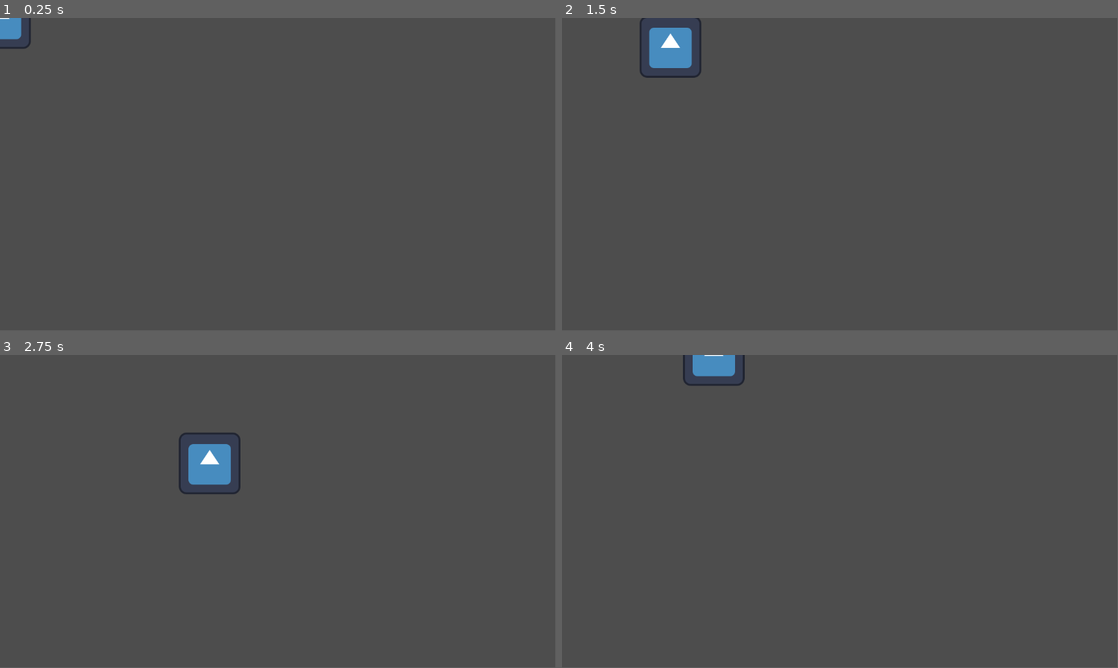
Above: before the commit, frames 1-4 (two rows, left to right).
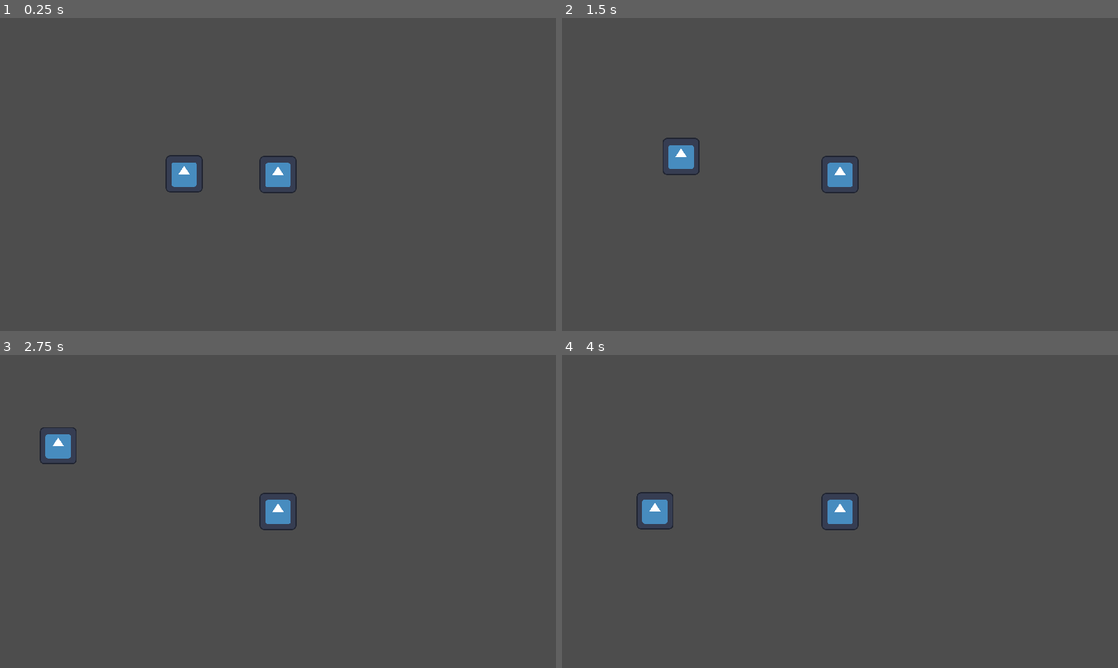
Above: after the commit, the same moments.

Repository: Colin-Paslay/Top-Down
Game: Godot game, scene res://hub.tscn
The game is run twice, just before and just after one commit, with the same random seed, the same clock (stepped at 60 frames per second) and the same inputs. The engine's default icon, where the game draws it, is replaced by a stand-in: a white triangle on a blue panel in a dark square.
Inputs:
- Up to frame 1 (0.25 s): no input
- Up to frame 2 (1.5 s): tap Enter at 0.5 s; hold Right (ui_right) 0.53-1.28 s; hold Down (ui_down) from 1.28 s (still down)
- Up to frame 3 (2.75 s): release Down (ui_down) at 2.03 s; hold Right (ui_right) from 2.03 s (still down)
- Up to frame 4 (4 s): release Right (ui_right) at 2.78 s; hold Up (ui_up) 2.78-3.53 s; hold Left (ui_left) from 3.53 s (still down)
In our replay, the window is 799x449 before the commit and 800x450 after it. These sizes can differ from the game's own. Grey fills any space a smaller window leaves; there, only what the larger window draws over its background counts as a difference.

The runs differ from the first frame. In frame 1, 1.2% of the frame differs, in the area x 0-54%, y 0-56%; in frame 2, 2.1%; in frame 3, 2.2%, in the area x 7-54%, y 23-56%; in frame 4, 1.6%.

Commit message:
Another player
I'm getting sick of this.

Diff:
--- a/Player.gd
+++ /dev/null
@@ -1,22 +0,0 @@
-extends CharacterBody2D
-
-
-const SPEED = 300.0
-const JUMP_VELOCITY = -400.0
-
-# Get the gravity from the project settings to be synced with RigidBody nodes.
-var gravity = ProjectSettings.get_setting("physics/2d/default_gravity")
-
-
-func _physics_process(delta):
-	var x_direction = Input.get_axis("ui_left", "ui_right")
-	var y_direction = Input.get_axis("ui_up", "ui_down")
-	if x_direction:
-		velocity.x = x_direction * SPEED
-	else:
-		velocity.x = move_toward(velocity.x, 0, SPEED)
-	if y_direction:
-		velocity.y = y_direction * SPEED
-	else:
-		velocity.y = move_toward(velocity.y, 0, SPEED)
-	move_and_slide()
--- /dev/null
+++ b/Player/Player.gd
@@ -0,0 +1,6 @@
+extends CharacterBody2D
+@export var speed: float = 300.0
+func _physics_process(delta):
+	var direction = Input.get_vector("ui_left", "ui_right", "ui_up", "ui_down")
+	velocity = direction*speed
+	move_and_slide()
--- a/player.tscn
+++ b/Player/player.tscn
@@ -1,10 +1,10 @@
 [gd_scene load_steps=5 format=3 uid="uid://doj2kmn1isnfa"]
 
-[ext_resource type="Script" path="res://Player.gd" id="1_0oee4"]
+[ext_resource type="Script" path="res://Player/Player.gd" id="1_blltb"]
 [ext_resource type="Texture2D" uid="uid://xmgmk3fswmh4" path="res://icon.svg" id="2_4lpv5"]
 
-[sub_resource type="RectangleShape2D" id="RectangleShape2D_lxtfh"]
-size = Vector2(16, 16)
+[sub_resource type="RectangleShape2D" id="RectangleShape2D_dtxu5"]
+size = Vector2(128, 128)
 
 [sub_resource type="SpriteFrames" id="SpriteFrames_mom8j"]
 animations = [{
@@ -18,10 +18,13 @@
 }]
 
 [node name="Player" type="CharacterBody2D"]
-script = ExtResource("1_0oee4")
+texture_filter = 1
+script = ExtResource("1_blltb")
 
 [node name="CollisionShape2D" type="CollisionShape2D" parent="."]
-shape = SubResource("RectangleShape2D_lxtfh")
+shape = SubResource("RectangleShape2D_dtxu5")
 
 [node name="AnimatedSprite2D" type="AnimatedSprite2D" parent="."]
 sprite_frames = SubResource("SpriteFrames_mom8j")
+
+[node name="Camera2D" type="Camera2D" parent="."]
--- a/hub.tscn
+++ b/hub.tscn
@@ -1,7 +1,12 @@
-[gd_scene load_steps=2 format=3 uid="uid://cned6s1v1jjbi"]
+[gd_scene load_steps=3 format=3 uid="uid://cned6s1v1jjbi"]
 
-[ext_resource type="PackedScene" uid="uid://doj2kmn1isnfa" path="res://player.tscn" id="1_o6dfv"]
+[ext_resource type="PackedScene" uid="uid://doj2kmn1isnfa" path="res://Player/player.tscn" id="1_o6dfv"]
+[ext_resource type="Texture2D" uid="uid://xmgmk3fswmh4" path="res://icon.svg" id="2_e4wpj"]
 
 [node name="Hub" type="Node2D"]
 
 [node name="Player" parent="." instance=ExtResource("1_o6dfv")]
+
+[node name="Icon" type="Sprite2D" parent="."]
+position = Vector2(-324, -2)
+texture = ExtResource("2_e4wpj")
--- a/project.godot
+++ b/project.godot
@@ -15,7 +15,49 @@
 config/features=PackedStringArray("4.1", "GL Compatibility")
 config/icon="res://icon.svg"
 
+[display]
+
+window/size/viewport_width=1920
+window/size/viewport_height=1080
+window/stretch/mode="canvas_items"
+
+[input]
+
+ui_left={
+"deadzone": 0.5,
+"events": [Object(InputEventKey,"resource_local_to_scene":false,"resource_name":"","device":0,"window_id":0,"alt_pressed":false,"shift_pressed":false,"ctrl_pressed":false,"meta_pressed":false,"pressed":false,"keycode":4194319,"physical_keycode":0,"key_label":0,"unicode":0,"echo":false,"script":null)
+, Object(InputEventJoypadButton,"resource_local_to_scene":false,"resource_name":"","device":0,"button_index":13,"pressure":0.0,"pressed":false,"script":null)
+, Object(InputEventJoypadMotion,"resource_local_to_scene":false,"resource_name":"","device":0,"axis":0,"axis_value":-1.0,"script":null)
+, Object(InputEventKey,"resource_local_to_scene":false,"resource_name":"","device":-1,"window_id":0,"alt_pressed":false,"shift_pressed":false,"ctrl_pressed":false,"meta_pressed":false,"pressed":false,"keycode":0,"physical_keycode":65,"key_label":0,"unicode":97,"echo":false,"script":null)
+]
+}
+ui_right={
+"deadzone": 0.5,
+"events": [Object(InputEventKey,"resource_local_to_scene":false,"resource_name":"","device":0,"window_id":0,"alt_pressed":false,"shift_pressed":false,"ctrl_pressed":false,"meta_pressed":false,"pressed":false,"keycode":4194321,"physical_keycode":0,"key_label":0,"unicode":0,"echo":false,"script":null)
+, Object(InputEventJoypadButton,"resource_local_to_scene":false,"resource_name":"","device":0,"button_index":14,"pressure":0.0,"pressed":false,"script":null)
+, Object(InputEventJoypadMotion,"resource_local_to_scene":false,"resource_name":"","device":0,"axis":0,"axis_value":1.0,"script":null)
+, Object(InputEventKey,"resource_local_to_scene":false,"resource_name":"","device":-1,"window_id":0,"alt_pressed":false,"shift_pressed":false,"ctrl_pressed":false,"meta_pressed":false,"pressed":false,"keycode":0,"physical_keycode":68,"key_label":0,"unicode":100,"echo":false,"script":null)
+]
+}
+ui_up={
+"deadzone": 0.5,
+"events": [Object(InputEventKey,"resource_local_to_scene":false,"resource_name":"","device":0,"window_id":0,"alt_pressed":false,"shift_pressed":false,"ctrl_pressed":false,"meta_pressed":false,"pressed":false,"keycode":4194320,"physical_keycode":0,"key_label":0,"unicode":0,"echo":false,"script":null)
+, Object(InputEventJoypadButton,"resource_local_to_scene":false,"resource_name":"","device":0,"button_index":11,"pressure":0.0,"pressed":false,"script":null)
+, Object(InputEventJoypadMotion,"resource_local_to_scene":false,"resource_name":"","device":0,"axis":1,"axis_value":-1.0,"script":null)
+, Object(InputEventKey,"resource_local_to_scene":false,"resource_name":"","device":-1,"window_id":0,"alt_pressed":false,"shift_pressed":false,"ctrl_pressed":false,"meta_pressed":false,"pressed":false,"keycode":0,"physical_keycode":87,"key_label":0,"unicode":119,"echo":false,"script":null)
+]
+}
+ui_down={
+"deadzone": 0.5,
+"events": [Object(InputEventKey,"resource_local_to_scene":false,"resource_name":"","device":0,"window_id":0,"alt_pressed":false,"shift_pressed":false,"ctrl_pressed":false,"meta_pressed":false,"pressed":false,"keycode":4194322,"physical_keycode":0,"key_label":0,"unicode":0,"echo":false,"script":null)
+, Object(InputEventJoypadButton,"resource_local_to_scene":false,"resource_name":"","device":0,"button_index":12,"pressure":0.0,"pressed":false,"script":null)
+, Object(InputEventJoypadMotion,"resource_local_to_scene":false,"resource_name":"","device":0,"axis":1,"axis_value":1.0,"script":null)
+, Object(InputEventKey,"resource_local_to_scene":false,"resource_name":"","device":-1,"window_id":0,"alt_pressed":false,"shift_pressed":false,"ctrl_pressed":false,"meta_pressed":false,"pressed":false,"keycode":0,"physical_keycode":83,"key_label":0,"unicode":115,"echo":false,"script":null)
+]
+}
+
 [rendering]
 
+textures/canvas_textures/default_texture_filter=0
 renderer/rendering_method="gl_compatibility"
 renderer/rendering_method.mobile="gl_compatibility"
